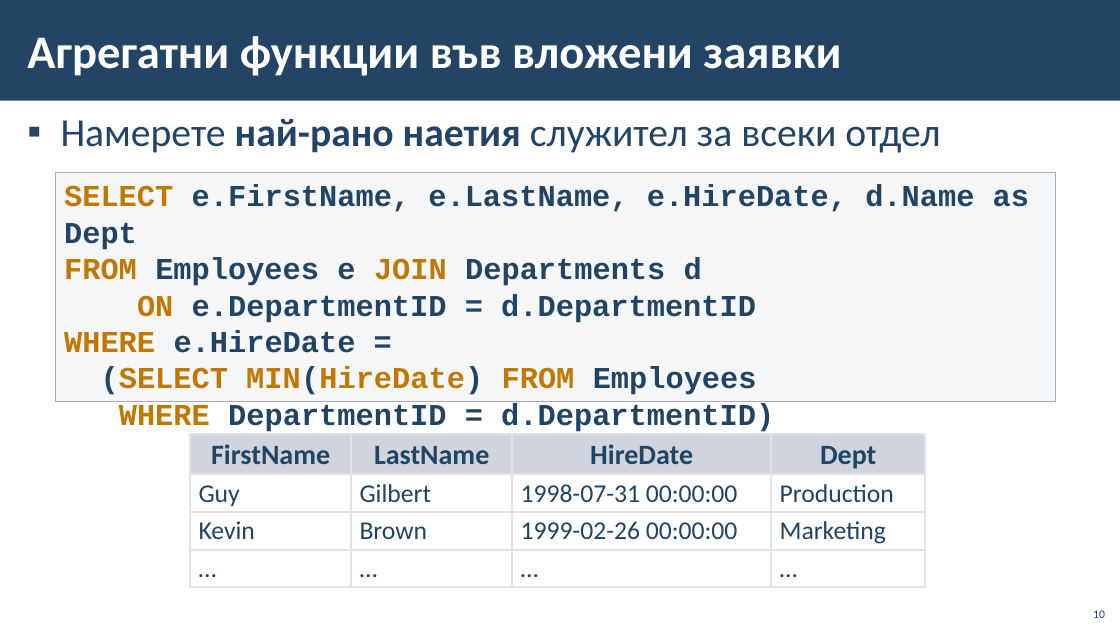
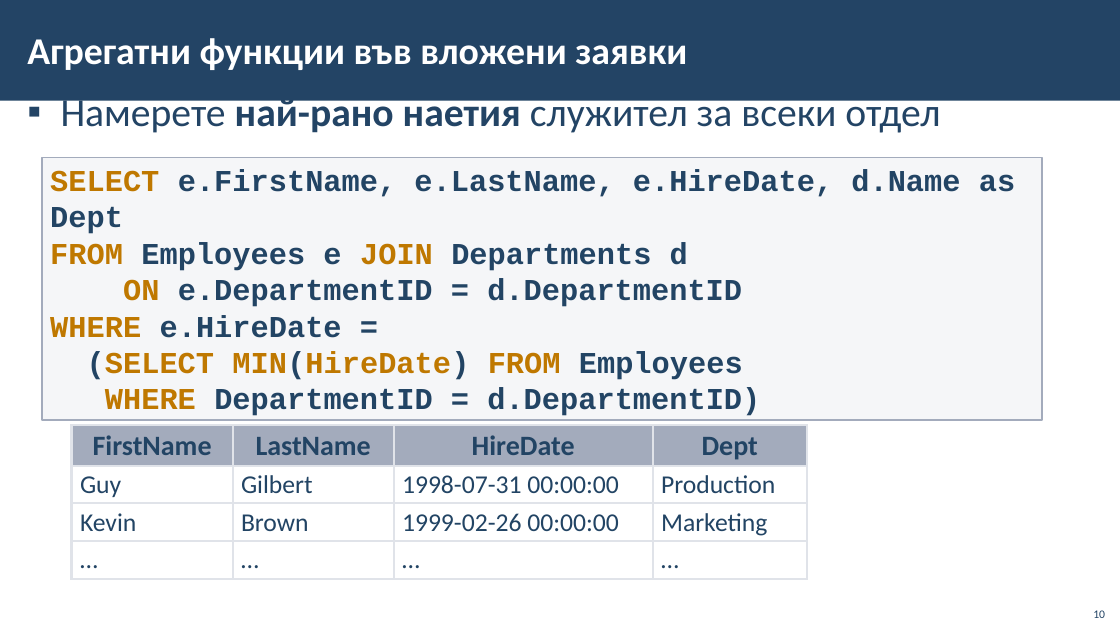
Before and after one commit to Ghostdog02/MSSQL, a slide deck: slide 10 of Theory/11-Group-and-Aggregate-Functions/11-Group-and-Aggregate-Functions.pptx. Drawn at 1120x630 pixels with LibreOffice and Linux fonts; fonts in the diff are those of the drawing; background and template pictures are left out. Boxes give left, top, right and bottom in pixels: in the first picture for what was removed or moved away, otherwise in the second. Text is boxed around its words. In the diff, an @@ line names an element or a change of style, - is before the commit and + after.

```diff
--- a/Theory/11-Group-and-Aggregate-Functions/11-Group-and-Aggregate-Functions.pptx
+++ b/Theory/11-Group-and-Aggregate-Functions/11-Group-and-Aggregate-Functions.pptx
@@ title "Агрегатни функции във вложени заявки" at [27, 38, 687, 70]: size 40 to 32.4 pt @@
@@ text "Намерете най-рано наетия служител за ..." rewrapped from [61, 119, 940, 153] to [61, 93, 940, 133] @@
@@ rectangle "SELECT e.FirstName, e.LastName, e.HireDate, d.Name ...": place and size @@
-rectangle "SELECT e.FirstName, e.LastName, e.HireDate, d.Name ..." at [56, 172, 1057, 402]
+rectangle "SELECT e.FirstName, e.LastName, e.HireDate, d.Name ..." at [42, 157, 1043, 420]
@@ table at [71, 425, 807, 630] @@
@@ fill #A3ABBC at 50% opacity to #A3ABBC in row 1 @@
@@ borders changed @@
@@ table: place and size @@
-table at [190, 434, 925, 587]
+table at [71, 425, 807, 630]
```
Also in this commit, not shown: 19 other slides changed, 6 other files.
